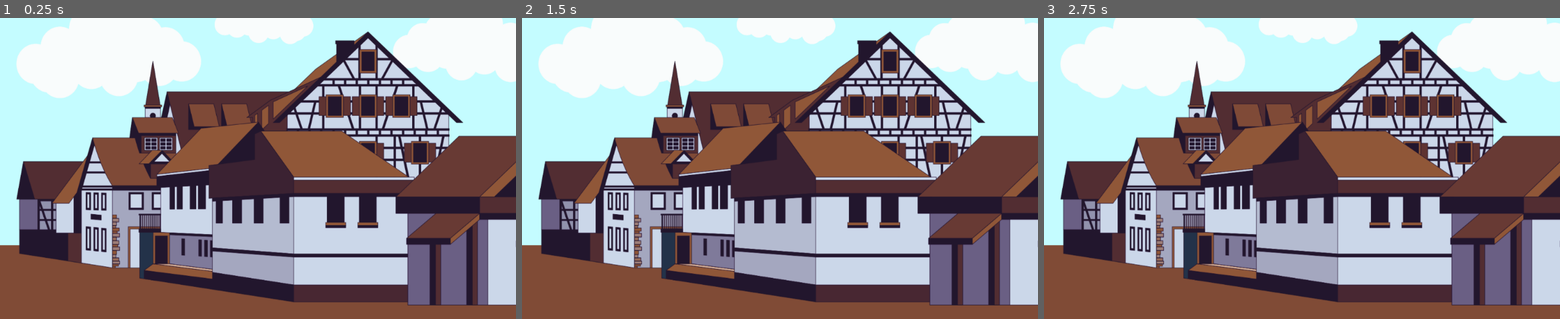
Above: before the commit, frames 1-3 (left to right).
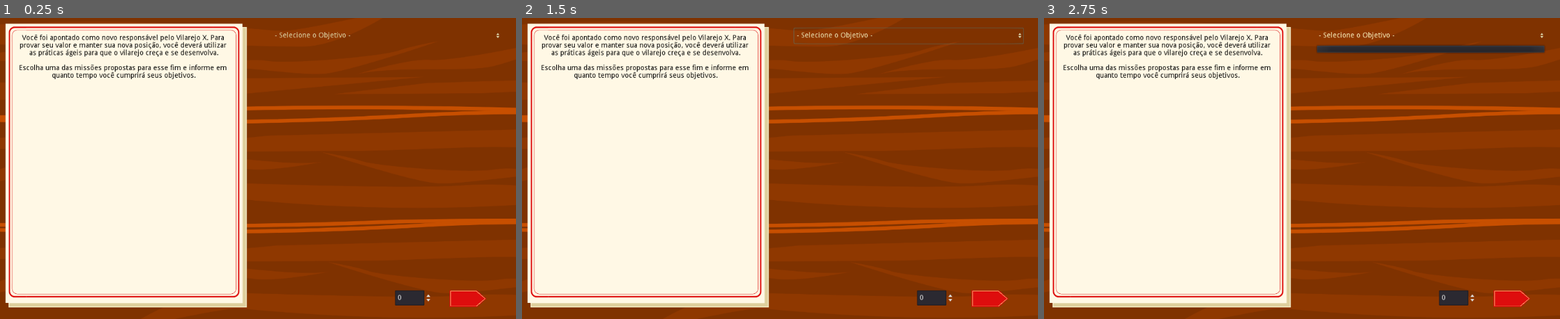
Above: after the commit, the same moments.

Repository: Gebp/TCC
Game: Godot game, scene res://Telas/2-SelecionarObjetivo.tscn
The game is run twice, just before and just after one commit, with the same random seed, the same clock (stepped at 60 frames per second) and the same inputs. Before the commit the project starts from res://Telas/1-MenuInicial.tscn.
Inputs (mouse positions are in pixels of both pictures, inside the frame that each line leads up to):
- Up to frame 1 (0.25 s): no input
- Up to frame 2 (1.5 s): click (909, 36) at 0.5 s, where only the run after the commit has a clickable "- Selecione o Objetivo -"; click (909, 36) at 1.25 s, where only the run after the commit has a clickable "- Selecione o Objetivo -"
- Up to frame 3 (2.75 s): click (1431, 36) at 2 s, where only the run after the commit has a clickable "- Selecione o Objetivo -"

The runs differ from the first frame. In frame 1, 95% of the frame differs, in the area x 0-100%, y 0-100%; in frame 2, 95%; in frame 3, 95%.

Commit message:
Seleção de Objetivos
Passagem de parte dos itens da Seleção de objetivos para o Godot

Aparente ajuste da posição do background

Diff:
--- a/Agile_Vilage/Telas/1-MenuInicial.tscn
+++ b/Agile_Vilage/Telas/1-MenuInicial.tscn
@@ -5,6 +5,7 @@
 [node name="MenuInicial" type="Node2D"]
 
 [node name="Background" type="CanvasLayer" parent="."]
+layer = -1
 
 [node name="BackgroundInicioV2" type="Sprite" parent="Background"]
 position = Vector2( 516, 300 )
--- a/Agile_Vilage/Telas/2-SelecionarObjetivo.tscn
+++ b/Agile_Vilage/Telas/2-SelecionarObjetivo.tscn
@@ -1,10 +1,16 @@
-[gd_scene load_steps=2 format=2]
+[gd_scene load_steps=5 format=2]
 
 [ext_resource path="res://Imagens/Background/Mesa.png" type="Texture" id=1]
+[ext_resource path="res://Imagens/Cards/Carta_Intro - Copy.png" type="Texture" id=2]
+[ext_resource path="res://Imagens/Btns/Botao_prox.png" type="Texture" id=3]
+
+[sub_resource type="RectangleShape2D" id=1]
+extents = Vector2( 36.5, 17.5 )
 
 [node name="Planejamento" type="Node2D"]
 
 [node name="Background" type="CanvasLayer" parent="."]
+layer = -1
 
 [node name="Mesa" type="Sprite" parent="Background"]
 position = Vector2( 513.527, 302.5 )
@@ -13,3 +19,57 @@
 __meta__ = {
 "_edit_lock_": true
 }
+
+[node name="Mensagem inicial" type="Area2D" parent="."]
+position = Vector2( 227, 226 )
+
+[node name="CollisionShape2D" type="CollisionShape2D" parent="Mensagem inicial"]
+position = Vector2( 27, 72 )
+shape = SubResource( 1 )
+
+[node name="CartaIntro-Copy" type="Sprite" parent="Mensagem inicial/CollisionShape2D"]
+position = Vector2( -3.5, -3.99999 )
+scale = Vector2( 0.522152, 0.536178 )
+texture = ExtResource( 2 )
+
+[node name="RichTextLabel" type="RichTextLabel" parent="Mensagem inicial"]
+margin_left = -194.0
+margin_top = -193.0
+margin_right = 233.0
+margin_bottom = 318.0
+custom_colors/default_color = Color( 0, 0, 0, 1 )
+bbcode_enabled = true
+bbcode_text = "[center]Você foi apontado como novo responsável pelo Vilarejo X. Para provar seu valor e manter sua nova posição, você deverá utilizar as práticas ágeis para que o vilarejo creça e se desenvolva.
+
+Escolha uma das missões propostas para esse fim e informe em quanto tempo você cumprirá seus objetivos.[/center]"
+text = "Você foi apontado como novo responsável pelo Vilarejo X. Para provar seu valor e manter sua nova posição, você deverá utilizar as práticas ágeis para que o vilarejo creça e se desenvolva.
+
+Escolha uma das missões propostas para esse fim e informe em quanto tempo você cumprirá seus objetivos."
+
+[node name="OptionButton" type="OptionButton" parent="."]
+modulate = Color( 1, 0.980392, 0.796078, 1 )
+margin_left = 539.0
+margin_top = 19.0
+margin_right = 996.0
+margin_bottom = 52.0
+text = "- Selecione o Objetivo -"
+flat = true
+
+[node name="SpinBox" type="SpinBox" parent="."]
+margin_left = 784.0
+margin_top = 543.0
+margin_right = 858.0
+margin_bottom = 573.0
+rounded = true
+
+[node name="Btn_prox" type="Area2D" parent="."]
+position = Vector2( 918, 557 )
+
+[node name="CollisionShape2D" type="CollisionShape2D" parent="Btn_prox"]
+position = Vector2( 9.5, 2.5 )
+shape = SubResource( 1 )
+
+[node name="CartaIntro-Copy" type="Sprite" parent="Btn_prox/CollisionShape2D"]
+position = Vector2( 1, 0 )
+scale = Vector2( 0.166018, 0.172249 )
+texture = ExtResource( 3 )
--- a/Agile_Vilage/Telas/3-Planejamento.tscn
+++ b/Agile_Vilage/Telas/3-Planejamento.tscn
@@ -5,6 +5,7 @@
 [node name="Planejamento" type="Node2D"]
 
 [node name="Background" type="CanvasLayer" parent="."]
+layer = -1
 
 [node name="Mesa" type="Sprite" parent="Background"]
 position = Vector2( 513.527, 302.5 )
--- a/Agile_Vilage/Telas/4-Execucao.tscn
+++ b/Agile_Vilage/Telas/4-Execucao.tscn
@@ -5,6 +5,7 @@
 [node name="Execucao" type="Node2D"]
 
 [node name="Background" type="CanvasLayer" parent="."]
+layer = -1
 
 [node name="Mapa" type="Sprite" parent="Background"]
 position = Vector2( 578, 302 )
--- a/Agile_Vilage/Telas/5-Resultado.tscn
+++ b/Agile_Vilage/Telas/5-Resultado.tscn
@@ -5,6 +5,7 @@
 [node name="Planejamento" type="Node2D"]
 
 [node name="Background" type="CanvasLayer" parent="."]
+layer = -1
 
 [node name="Mesa" type="Sprite" parent="Background"]
 position = Vector2( 513.527, 302.5 )
--- a/Agile_Vilage/project.godot
+++ b/Agile_Vilage/project.godot
@@ -11,7 +11,7 @@
 [application]
 
 config/name="Agile Village"
-run/main_scene="res://Telas/1-MenuInicial.tscn"
+run/main_scene="res://Telas/2-SelecionarObjetivo.tscn"
 config/icon="res://icon.png"
 
 [physics]
